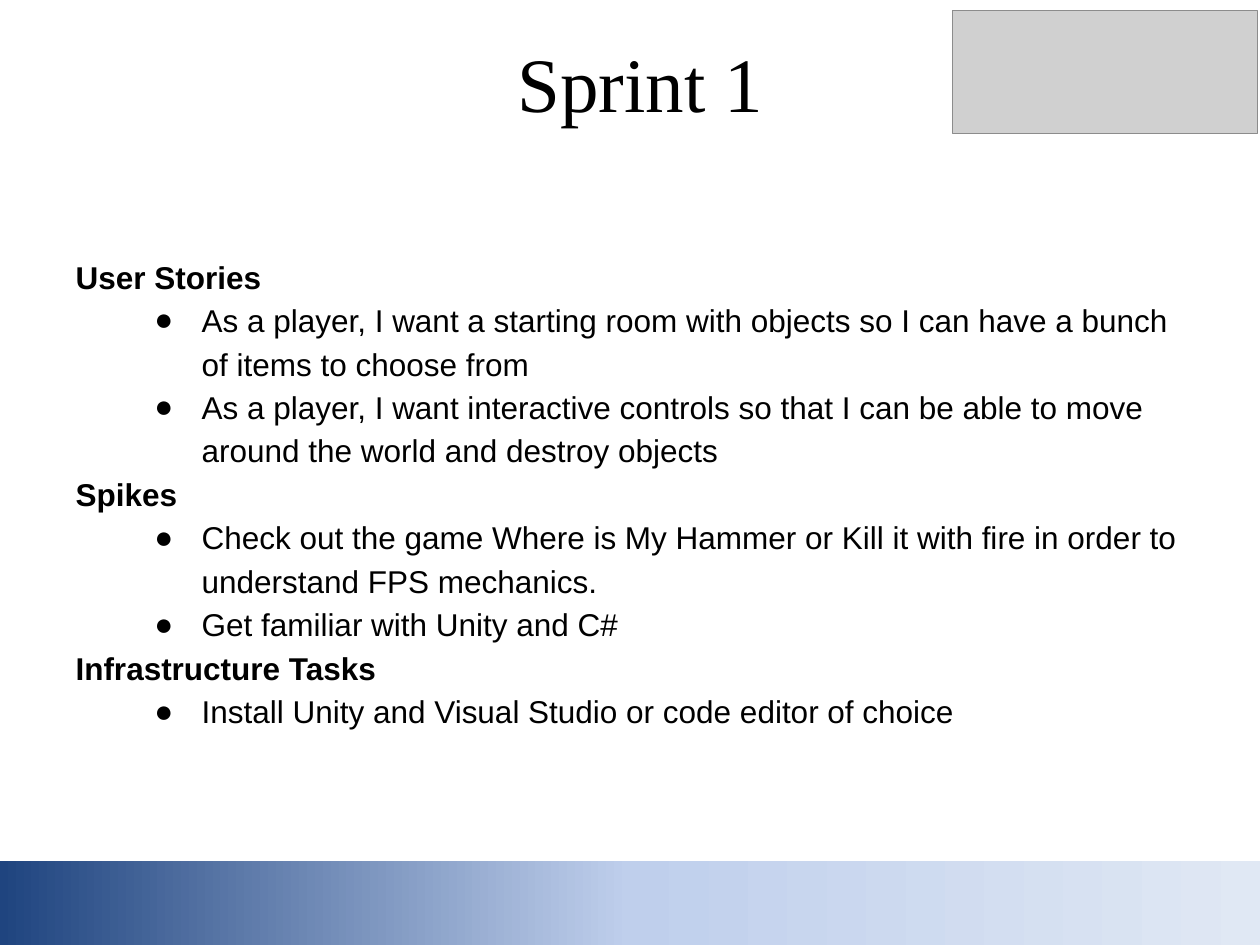
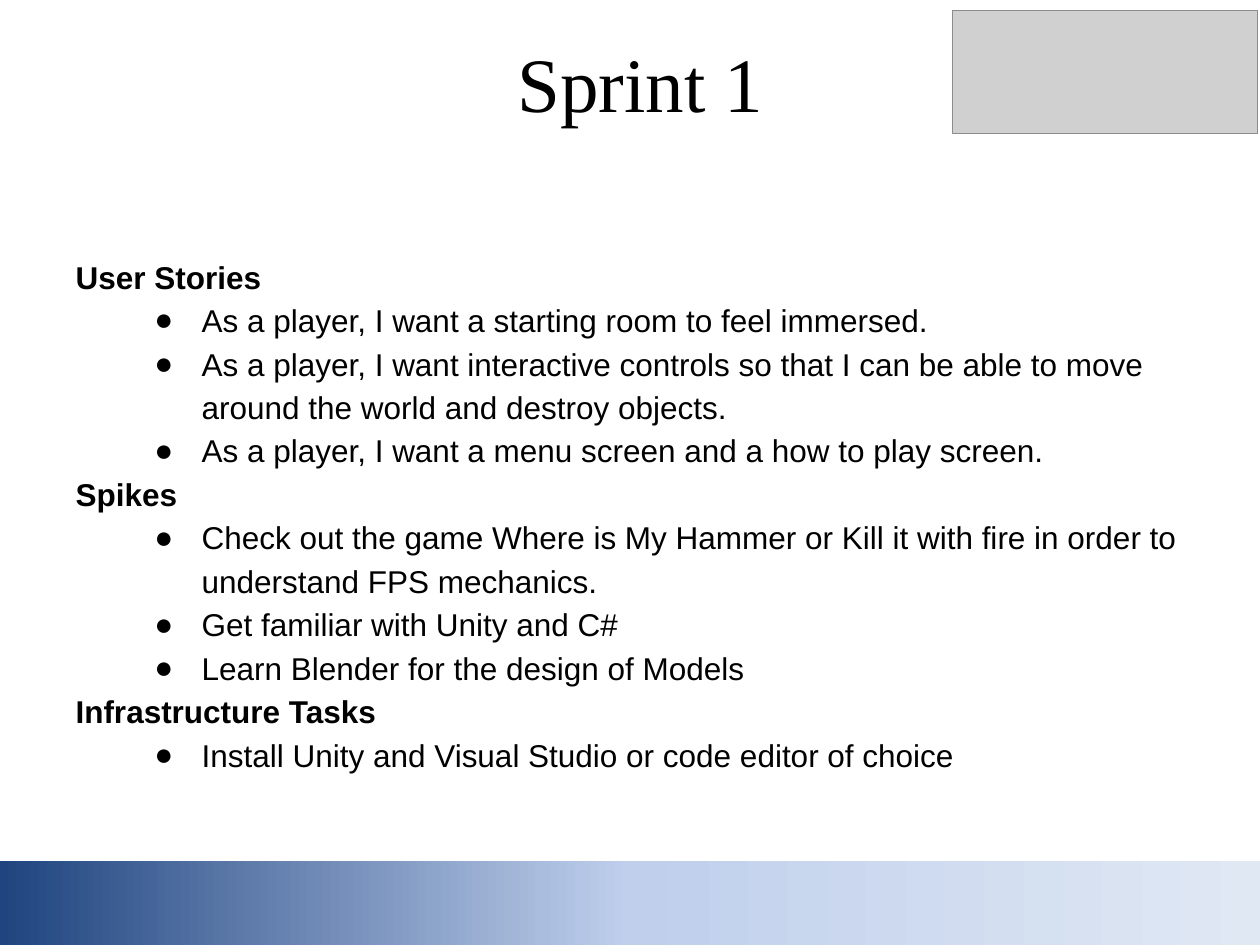
Before and after one commit to Stazfire/CSE115A-Rage-Quit, a slide deck: slide 4 of Rage Quit Initial.pptx. Drawn at 1260x945 pixels with LibreOffice and Linux fonts; fonts in the diff are those of the drawing; grey boxes stand for pictures. Boxes give left, top, right and bottom in pixels: in the first picture for what was removed or moved away, otherwise in the second. Text is boxed around its words. In the diff, an @@ line names an element or a change of style, - is before the commit and + after.

```diff
--- a/Rage Quit Initial.pptx
+++ b/Rage Quit Initial.pptx
@@ text at box(202, 309, 1143, 468): text changed @@
-● As a player, I want a starting room with objects so I can have a bunch of items to choose from
-● As a player, I want interactive controls so that I can be able to move around the world and destroy objects
+● As a player, I want a starting room to feel immersed.
+● As a player, I want interactive controls so that I can be able to move around the world and destroy objects.
+● As a player, I want a menu screen and a how to play screen.
@@ text at box(202, 657, 745, 686): paragraph added @@
+● Learn Blender for the design of Models
```
Also in this commit, not shown: 6 other slides changed.
